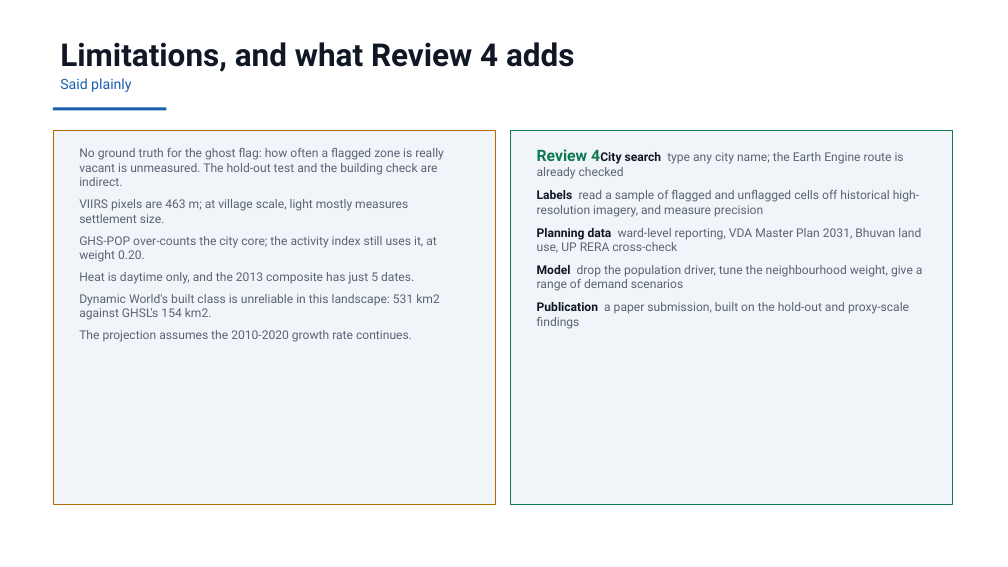
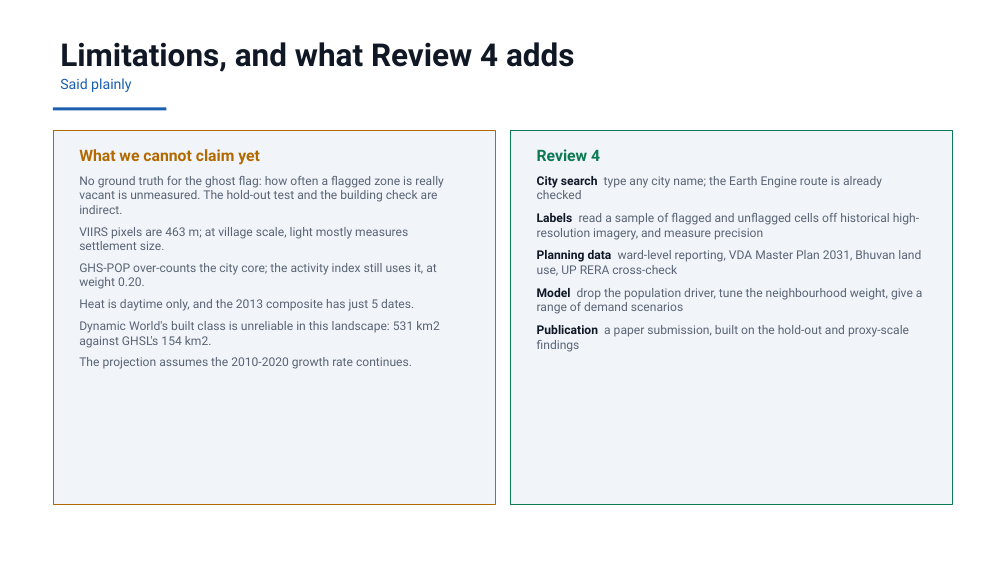
Before and after one commit to Preygle/satellite-ecomony-predection, a slide deck: slide 15 of docs/Review3_Presentation.pptx. Drawn at 1008x567 pixels with LibreOffice and Linux fonts; fonts in the diff are those of the drawing. Boxes give left, top, right and bottom in pixels: in the first picture for what was removed or moved away, otherwise in the second. Text is boxed around its words. In the diff, an @@ line names an element or a change of style, - is before the commit and + after.

Commit message:
feat(deck): panel deck script; bullets() no longer overwrites a card heading
The heading fix also repairs two cards in Review3_Presentation.pptx.

```diff
--- a/docs/Review3_Presentation.pptx
+++ b/docs/Review3_Presentation.pptx
@@ text at <box>79,149,260,165</box>: paragraph added @@
+What we cannot claim yet
@@ text at <box>537,149,882,199</box>: text changed @@
-Review 4City search type any city name; the Earth Engine route is already checked
+Review 4
+City search type any city name; the Earth Engine route is already checked
```
Also in this commit, not shown: 2 other slides changed, 2 other files.
